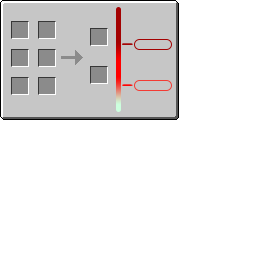
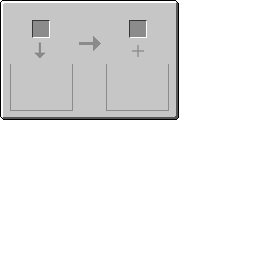
Layered file, before and after one edit (256 x 256). Changes by layer:
added layer "矩形 1" (1st of 2) above "矩形 1" over [106, 64, 169, 111]
added layer "矩形 1" (2nd of 2) above "图层 15" over [10, 64, 73, 111]
painted on "图层 15" over [34, 41, 133, 86]
added layer "图层 17" above "图层 5" over [132, 45, 144, 57]
painted on "图层 5" over [11, 20, 147, 95]
removed layer "圆角矩形 1" over [116, 7, 121, 112]
removed layer "圆角矩形 2" (1st of 2) over [134, 80, 172, 91]
removed layer "圆角矩形 2" (2nd of 2) over [134, 39, 172, 50]
